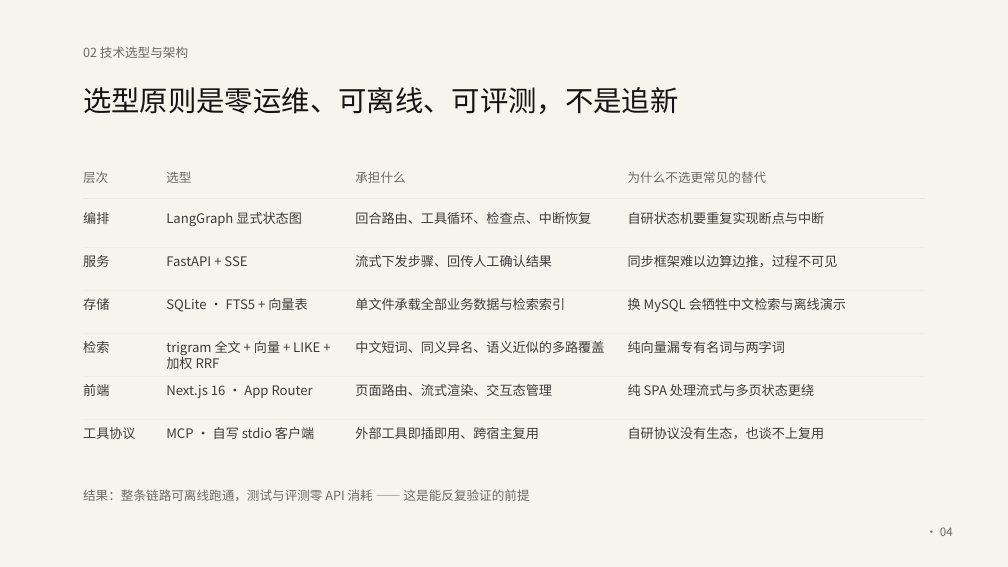
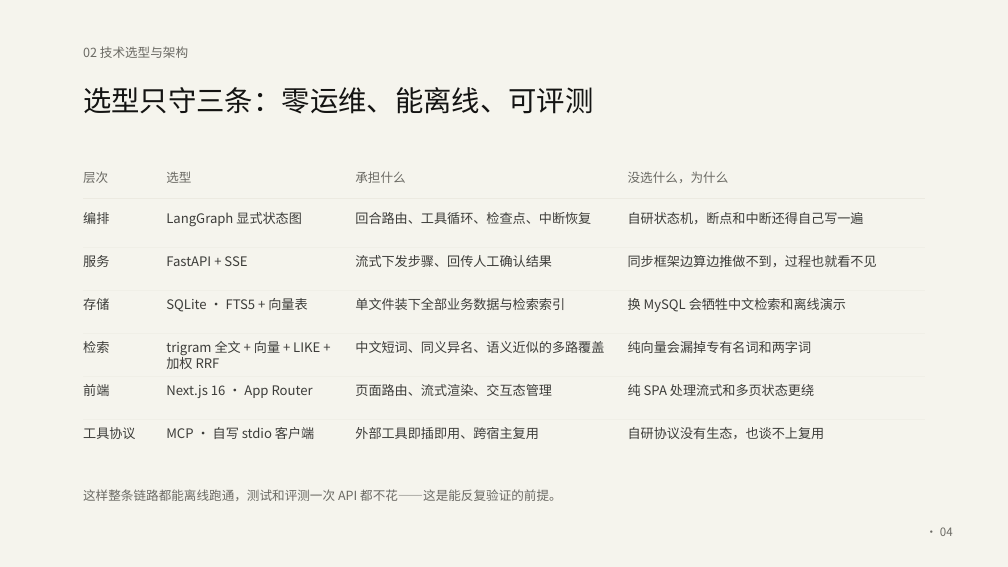
Before and after one commit to Baicaicn23/StudyGraph, a slide deck: slide 4 of docs/作品集/参赛/知迹答辩/知迹答辩.pptx. Drawn at 1008x567 pixels with LibreOffice and Linux fonts; fonts in the diff are those of the drawing. Boxes give left, top, right and bottom in pixels: in the first picture for what was removed or moved away, otherwise in the second. Text is boxed around its words. In the diff, an @@ line names an element or a change of style, - is before the commit and + after.

Commit message:
feat(参赛): 用 humanizer-zh-pro 重写答辩 PPT 文案（11 页）
用户要求调用「让 AI 输出更像人类表达」的技能。技能市场装了 humanizer-zh-pro（中文降AI味），
它明确针对汇报材料，按知网/万方/维普检测器校准。

按其规则重写全部 11 页文案：
- 删二元对比与三件套排比（不是…而是…、三个「可」连用）
- 删金句式标题（「0.05 的容差把感觉变差变成命令失败」→「容差 0.05，掉出这个范围就算失败」）
- 删空洞引领词与万能动词；给每句补上主语
- 破折号减到每页 0–1 处；箭头改成句号断句；状态词「达标/部分/未做」→「达标/一半/没做」
- 保留结论式标题这一**结构要求**，只去掉对偶与排比；术语与数字全部保持准确

改写已落到 kami_slides.py 并重新生成：11 页 / 168 KB / 页名 11/11 落盘 / validate 无错。

```diff
--- a/docs/作品集/参赛/知迹答辩/知迹答辩.pptx
+++ b/docs/作品集/参赛/知迹答辩/知迹答辩.pptx
@@ text at (83,87,593,114): text changed @@
-选型原则是零运维、可离线、可评测，不是追新
+选型只守三条：零运维、能离线、可评测
@@ text at (628,171,729,183): text changed @@
-为什么不选更常见的替代
+没选什么，为什么
@@ text at (628,212,864,224): text changed @@
-自研状态机要重复实现断点与中断
+自研状态机，断点和中断还得自己写一遍
@@ text at (628,255,877,267): text changed @@
-同步框架难以边算边推，过程不可见
+同步框架边算边推做不到，过程也就看不见
@@ text at (355,298,565,310): text changed @@
-单文件承载全部业务数据与检索索引
+单文件装下全部业务数据与检索索引
@@ text at (628,298,846,312): text changed @@
-换 MySQL 会牺牲中文检索与离线演示
+换 MySQL 会牺牲中文检索和离线演示
@@ text at (628,341,812,353): text changed @@
-纯向量漏专有名词与两字词
+纯向量会漏掉专有名词和两字词
@@ text at (628,384,814,396): text changed @@
-纯 SPA 处理流式与多页状态更绕
+纯 SPA 处理流式和多页状态更绕
@@ text at (83,489,562,501): text changed @@
-结果：整条链路可离线跑通，测试与评测零 API 消耗 —— 这是能反复验证的前提
+这样整条链路都能离线跑通，测试和评测一次 API 都不花——这是能反复验证的前提。
```
Also in this commit, not shown: 10 other slides changed, 2 other files.
